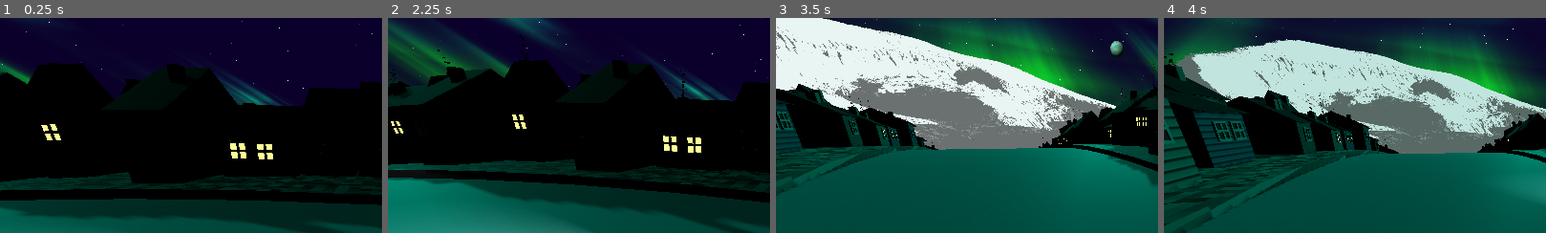
Above: before the commit, frames 1-4 (left to right).
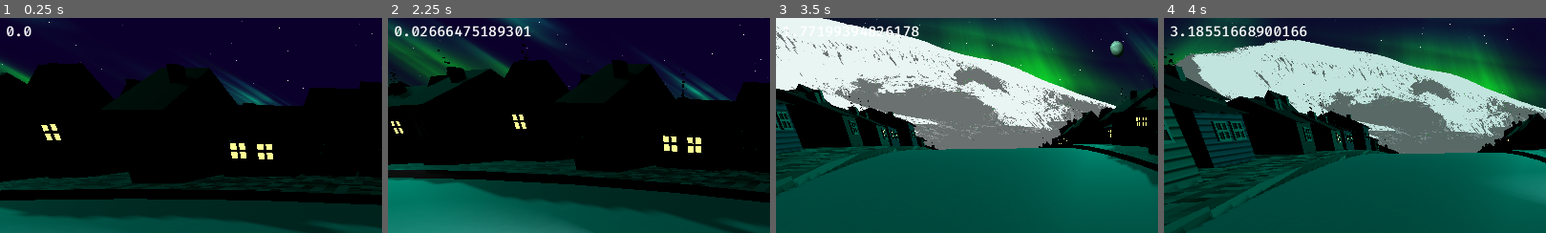
Above: after the commit, the same moments.

Repository: bjornarprytz/waves
Game: Godot game, scene res://main.tscn
Two runs of this game, one before a commit and one after it. Both use one fixed random seed, a clock stepped at 60 frames per second and the inputs below.
Inputs:
- Up to frame 1 (0.25 s): no input
- Up to frame 2 (2.25 s): click "Short" at 0.5 s; click "Long" at 1.25 s; click "Start" at 2 s
- Up to frame 3 (3.5 s): tap Enter (start) at 2.75, 3.05 s; hold Right (steer_right) from 2.78 s (still down); hold Space (honk) from 2.78 s (still down)
- Up to frame 4 (4 s): release Right (steer_right) at 3.53 s; release Space (honk) at 3.53 s; hold A (steer_left) from 3.53 s (still down); tap Enter (start) at 3.6 s; tap Space (honk) at 3.8 s
The pictures show only the part of the screen within x 0-50%, y 0-50%; the shares and areas given below are measured in that part.

The runs differ from the first frame. In frame 1, 0.2% of the frame differs, in the area x 1-9%, y 3-9%; in frame 2, 0.9%, in the area x 1-38%, y 3-9%; in frame 3, 0.3%; in frame 4, 0.9%.

Commit message:
wip taco store

Diff:
--- a/src/ground.gd
+++ b/src/ground.gd
@@ -11,6 +11,7 @@
 
 var building_spawner = preload("res://building.tscn")
 var tourist_spawner = preload("res://tourist.tscn")
+var taco_store_spawner = preload("res://taco_store.tscn")
 
 var left_building_range = Vector2(-6, -8)
 var right_building_range = Vector2(6, 8)
@@ -37,6 +38,24 @@
 	print("Rads/meter: %f" % rads_per_meter)
 
 	_spawn_buildings()
+
+func place_taco_store(degrees: float):
+	var angle_rad = deg_to_rad(degrees)
+	var x = cos(angle_rad) * (self.mesh.top_radius)
+	var z = sin(angle_rad) * (self.mesh.top_radius)
+	var y = 0.0
+	var taco_store_instance = taco_store_spawner.instantiate() as Node3D
+	add_child(taco_store_instance)
+	taco_store_instance.position = Vector3(x, y, z)
+
+	# Rotate taco store so Y-axis points away from wheel center (outward)
+	var outward = Vector3(x, 0, z).normalized()
+	var forward = Vector3.UP.cross(outward).normalized()
+	var right = outward.cross(forward).normalized()
+
+	# Basis with Y-axis = outward, Z-axis = -forward, X-axis = right
+	taco_store_instance.basis = Basis(right, outward, forward)
+
 
 func start():
 	if (_started):
--- a/src/main.gd
+++ b/src/main.gd
@@ -2,6 +2,8 @@
 extends Node3D
 
 var _judgement_is_flashing = false
+
+@onready var debug_label: RichTextLabel = %Debug
 
 @onready var camera_pause_anchor: Node3D = %CameraPauseAnchor
 @onready var camera_play_anchor: Node3D = %CameraPlayAnchor
@@ -32,82 +34,87 @@
 var current_streak := 0
 
 func restart():
-	get_tree().reload_current_scene()
+    get_tree().reload_current_scene()
+
+func _process(delta: float) -> void:
+    debug_label.text = str(rad_to_deg(ground.current_rotation))
 
 func _ready() -> void:
-	Events.game_over.connect(_on_game_over)
-	Events.tourist_avoided.connect(_on_tourist_avoided)
-	Events.house_startled.connect(_on_house_startled)
-	Events.honk_made.connect(_on_honk)
-	Events.tourist_hit.connect(_on_tourist_hit)
-	Events.car_movement.connect(_on_car_movement)
-	Events.distance_traveled.connect(_on_distance_traveled)
+    Events.game_over.connect(_on_game_over)
+    Events.tourist_avoided.connect(_on_tourist_avoided)
+    Events.house_startled.connect(_on_house_startled)
+    Events.honk_made.connect(_on_honk)
+    Events.tourist_hit.connect(_on_tourist_hit)
+    Events.car_movement.connect(_on_car_movement)
+    Events.distance_traveled.connect(_on_distance_traveled)
 
 func _on_game_over(_result: bool):
-	game_started = false
+    game_started = false
 
-	stats_ui.update(self)
-	stats_ui.show()
-	#stats_ui.modulate.a = 0.0
-	var tween = create_tween()
-	# Tween alpha of stats UI or something here
-	tween.tween_property(stats_ui, "modulate:a", 1.0, 1.0)
+    stats_ui.update(self)
+    stats_ui.show()
+    #stats_ui.modulate.a = 0.0
+    var tween = create_tween()
+    # Tween alpha of stats UI or something here
+    tween.tween_property(stats_ui, "modulate:a", 1.0, 1.0)
 
-	ground.stop()
+    ground.stop()
 
 
 func _on_honk():
-	honks += 1
+    honks += 1
 
 func _on_tourist_hit(_tourist: Tourist):
-	tourists_hit += 1
-	current_streak = 0
-	lives -= 1
+    tourists_hit += 1
+    current_streak = 0
+    lives -= 1
 
-	if lives <= 0:
-		Events.game_over.emit(false)
-		return
+    if lives <= 0:
+        Events.game_over.emit(false)
+        return
 
-	if (_judgement_is_flashing):
-		return
+    if (_judgement_is_flashing):
+        return
 
-	_judgement_is_flashing = true
-	for i in range(3):
-		judgement_label.show()
-		await get_tree().create_timer(0.369).timeout
-		judgement_label.hide()
-		await get_tree().create_timer(0.369).timeout
-	_judgement_is_flashing = false
+    _judgement_is_flashing = true
+    for i in range(3):
+        judgement_label.show()
+        await get_tree().create_timer(0.369).timeout
+        judgement_label.hide()
+        await get_tree().create_timer(0.369).timeout
+    _judgement_is_flashing = false
 
 func _on_house_startled(_house: Building):
-	houses_startled += 1
+    houses_startled += 1
 
 func _on_tourist_avoided(_tourist: Tourist):
-	tourists_avoided += 1
-	current_streak += 1
-	longest_streak = max(longest_streak, current_streak)
+    tourists_avoided += 1
+    current_streak += 1
+    longest_streak = max(longest_streak, current_streak)
 
 func _on_car_movement(change: float) -> void:
-	car_movement += abs(change)
+    car_movement += abs(change)
 
 func _on_distance_traveled(distance: float) -> void:
-	distance_traveled += abs(distance)
+    distance_traveled += abs(distance)
 
 func _on_start_game(settings: MainMenu.Settings) -> void:
-	if (game_started):
-		return
+    if (game_started):
+        return
 
-	print("Mode: %s" % settings.game_length)
-	main_menu.hide()
-	ground.start()
-	camera.reparent(camera_play_anchor)
+    print("Mode: %s" % settings.game_length)
+    main_menu.hide()
+    if (settings.starting_lives <= 0):
+        ground.place_taco_store(settings.game_length)
+    ground.start()
+    camera.reparent(camera_play_anchor)
 
-	car.process_mode = Node.PROCESS_MODE_INHERIT
+    car.process_mode = Node.PROCESS_MODE_INHERIT
 
-	lives = settings.starting_lives
-	music.play()
+    lives = settings.starting_lives
+    music.play()
 
-	var move_camera_tween = create_tween()
-	move_camera_tween.set_parallel()
-	move_camera_tween.tween_property(camera, "position", Vector3.ZERO, 1.69)
-	move_camera_tween.tween_property(camera, "rotation", Vector3.ZERO, 1.69)
+    var move_camera_tween = create_tween()
+    move_camera_tween.set_parallel()
+    move_camera_tween.tween_property(camera, "position", Vector3.ZERO, 1.69)
+    move_camera_tween.tween_property(camera, "rotation", Vector3.ZERO, 1.69)
--- a/src/main.tscn
+++ b/src/main.tscn
@@ -132,6 +132,14 @@
 offset_right = -795.0
 offset_bottom = -133.0
 
+[node name="Debug" type="RichTextLabel" parent="CanvasLayer/MarginContainer/Control"]
+unique_name_in_owner = true
+layout_mode = 0
+offset_right = 40.0
+offset_bottom = 40.0
+fit_content = true
+autowrap_mode = 0
+
 [node name="Mountain" parent="." instance=ExtResource("7_272bh")]
 transform = Transform3D(1, 0, 0, 0, 1, 0, 0, 0, 1, -13.761629, 1.5240517, -78.004196)
 
--- a/src/main_menu.gd
+++ b/src/main_menu.gd
@@ -2,33 +2,33 @@
 extends Control
 
 class Settings:
-	## Between
-	var game_length: int
-	var starting_lives: int = 3
+    ## Between
+    var game_length: int
+    var starting_lives: int = 3
 
-	func _init(mode: String = "Endless", lives: int = 3) -> void:
-		match (mode):
-			"Endless":
-				game_length = -1
-			"Long":
-				game_length = 300
-			"Short":
-				game_length = 120
+    func _init(mode: String = "Endless", lives: int = 3) -> void:
+        match (mode):
+            "Endless":
+                game_length = -1
+            "Long":
+                game_length = 300
+            "Short":
+                game_length = 120
 
-		self.starting_lives = lives
+        self.starting_lives = lives
 
 signal start_game(settings: Settings)
 
 @onready var game_mode_button_group: ButtonGroup = %Short.button_group
 
 func _input(event: InputEvent) -> void:
-	if (event.is_action_pressed("start")):
-		_on_start_button_pressed()
+    if (event.is_action_pressed("start")):
+        _on_start_button_pressed()
 
 func _on_start_button_pressed() -> void:
-	var current_mode = game_mode_button_group.get_pressed_button()
-	var mode_name = "Endless"
-	if (current_mode):
-		mode_name = current_mode.name
+    var current_mode = game_mode_button_group.get_pressed_button()
+    var mode_name = "Endless"
+    if (current_mode):
+        mode_name = current_mode.name
 
-	start_game.emit(Settings.new(mode_name))
+    start_game.emit(Settings.new(mode_name))
--- a/src/stats_ui.gd
+++ b/src/stats_ui.gd
@@ -7,25 +7,25 @@
 var _game: Game
 
 func update(game: Game):
-    _game = game
-    for child in entry_container.get_children():
-        child.queue_free()
+	_game = game
+	for child in entry_container.get_children():
+		child.queue_free()
 
-    create("Tourists Avoided", str(game.tourists_avoided))
-    create("Houses Startled", str(game.houses_startled))
-    create("Honks Made", str(game.honks))
-    create("Tourists Hit", str(game.tourists_hit))
-    create("Longest Streak", str(game.longest_streak))
-    create("Manouver", str(int(game.car_movement)))
-    create("Distance Traveled", "%sm" % str(int(game.distance_traveled)))
-    create("Lives Left", str(game.lives))
+	create("Tourists Avoided", str(game.tourists_avoided))
+	create("Houses Startled", str(game.houses_startled))
+	create("Honks Made", str(game.honks))
+	create("Tourists Hit", str(game.tourists_hit))
+	create("Longest Streak", str(game.longest_streak))
+	create("Manouver", str(int(game.car_movement)))
+	create("Distance Traveled", "%sm" % str(int(game.distance_traveled)))
+	create("Lives Left", str(game.lives))
 
 
 func create(header: String, value: String) -> void:
-    var stats_entry_instance = stats_entry_spawner.instantiate() as StatsEntry
+	var stats_entry_instance = stats_entry_spawner.instantiate() as StatsEntry
 
-    entry_container.add_child(stats_entry_instance)
-    stats_entry_instance.set_it(header, value)
+	entry_container.add_child(stats_entry_instance)
+	stats_entry_instance.set_it(header, value)
 
 func _on_button_pressed() -> void:
-    _game.restart()
+	_game.restart()
--- /dev/null
+++ b/src/taco_store.gd
@@ -0,0 +1,33 @@
+class_name TacoStore
+extends Node3D
+
+@onready var door: HouseWindow = %Door
+@onready var window: HouseWindow = $Window
+@onready var window_2: HouseWindow = $Window2
+
+
+@onready var windows: Array[HouseWindow] = [door, window, window_2]
+
+var target_color: Color = Utility.random_color()
+var current_color: Color = Color.WHITE
+
+func _ready() -> void:
+	for w in windows:
+		w.turn_on_light()
+
+
+# Change target color every few seconds
+
+var color_change_timer: float = 0.0
+var color_change_interval: float = 1.0
+
+func _process(delta: float) -> void:
+	current_color = current_color.lerp(target_color, delta * 10.0)
+
+	color_change_timer += delta
+	if color_change_timer >= color_change_interval:
+		color_change_timer = 0.0
+		target_color = Utility.random_color()
+
+	for w in windows:
+		w.change_hue(current_color)
--- /dev/null
+++ b/src/taco_store.tscn
@@ -0,0 +1,101 @@
+[gd_scene load_steps=13 format=3 uid="uid://cx73vidme64cb"]
+
+[ext_resource type="Script" uid="uid://bpcjhu6mj43xa" path="res://taco_store.gd" id="1_ochrr"]
+[ext_resource type="Texture2D" uid="uid://cglac1jjyygjg" path="res://assets/img/husvegg.png" id="2_8wm86"]
+[ext_resource type="Texture2D" uid="uid://bpv03idijtwt7" path="res://assets/img/taco.png" id="3_y26aq"]
+[ext_resource type="PackedScene" uid="uid://dub4kkmxs8g6s" path="res://window.tscn" id="4_8wm86"]
+
+[sub_resource type="StandardMaterial3D" id="StandardMaterial3D_f1gjg"]
+albedo_texture = ExtResource("2_8wm86")
+uv1_scale = Vector3(10, 10, 10)
+
+[sub_resource type="BoxMesh" id="BoxMesh_5j34s"]
+material = SubResource("StandardMaterial3D_f1gjg")
+size = Vector3(8, 6, 1)
+
+[sub_resource type="BoxShape3D" id="BoxShape3D_f1gjg"]
+
+[sub_resource type="StandardMaterial3D" id="StandardMaterial3D_8wm86"]
+albedo_texture = ExtResource("3_y26aq")
+
+[sub_resource type="QuadMesh" id="QuadMesh_ochrr"]
+material = SubResource("StandardMaterial3D_8wm86")
+size = Vector2(5, 2)
+
+[sub_resource type="QuadMesh" id="QuadMesh_ohoyq"]
+size = Vector2(4.22, 1)
+
+[sub_resource type="ViewportTexture" id="ViewportTexture_y26aq"]
+viewport_path = NodePath("SubViewport")
+
+[sub_resource type="StandardMaterial3D" id="StandardMaterial3D_y26aq"]
+resource_local_to_scene = true
+transparency = 1
+albedo_texture = SubResource("ViewportTexture_y26aq")
+
+[node name="TacoStore" type="Node3D"]
+script = ExtResource("1_ochrr")
+
+[node name="House" type="MeshInstance3D" parent="."]
+unique_name_in_owner = true
+mesh = SubResource("BoxMesh_5j34s")
+
+[node name="HitBox" type="Area3D" parent="House"]
+monitoring = false
+
+[node name="Shape" type="CollisionShape3D" parent="House/HitBox"]
+shape = SubResource("BoxShape3D_f1gjg")
+
+[node name="Billboard" type="MeshInstance3D" parent="."]
+transform = Transform3D(1, 0, 0, 0, 1, 0, 0, 0, 1, -0.07655454, 3.5406551, 1.1617811)
+mesh = SubResource("QuadMesh_ochrr")
+
+[node name="Sign" type="MeshInstance3D" parent="."]
+transform = Transform3D(1, 0, 0, 0, 1, 0, 0, 0, 1, -0.07655454, 1.9673061, 1.3111432)
+mesh = SubResource("QuadMesh_ohoyq")
+surface_material_override/0 = SubResource("StandardMaterial3D_y26aq")
+
+[node name="Spot" type="SpotLight3D" parent="."]
+transform = Transform3D(0.7438697, -0.14961089, -0.65136373, -0.6420332, 0.11070581, -0.7586419, 0.18561086, 0.98252785, -0.013704464, -5.021373, -1.9259756, 1.7332873)
+light_energy = 10.0
+spot_range = 10.0
+spot_angle = 25.0
+
+[node name="Spot2" type="SpotLight3D" parent="."]
+transform = Transform3D(0.07405846, 0.7737276, 0.6291749, 0.005690121, 0.63056916, -0.7761121, -0.99723756, 0.061057784, 0.042296387, 4.7515, -1.9259756, 1.7332873)
+light_energy = 10.0
+spot_range = 10.0
+spot_angle = 25.0
+
+[node name="SubViewport" type="SubViewport" parent="."]
+size = Vector2i(128, 32)
+
+[node name="ColorRect" type="ColorRect" parent="SubViewport"]
+anchors_preset = 15
+anchor_right = 1.0
+anchor_bottom = 1.0
+grow_horizontal = 2
+grow_vertical = 2
+
+[node name="Sign" type="RichTextLabel" parent="SubViewport"]
+modulate = Color(1, 0, 0, 1)
+anchors_preset = 15
+anchor_right = 1.0
+anchor_bottom = 1.0
+grow_horizontal = 2
+grow_vertical = 2
+text = "Butikk"
+fit_content = true
+autowrap_mode = 0
+horizontal_alignment = 1
+vertical_alignment = 1
+
+[node name="Door" parent="." instance=ExtResource("4_8wm86")]
+unique_name_in_owner = true
+transform = Transform3D(2, 0, 0, 0, 6, 0, 0, 0, 1, 0.01520133, -1.1733139, 0.49781108)
+
+[node name="Window" parent="." instance=ExtResource("4_8wm86")]
+transform = Transform3D(1, 0, 0, 0, 1, 0, 0, 0, 1, -2.4714003, 0.67881227, 0.4902315)
+
+[node name="Window2" parent="." instance=ExtResource("4_8wm86")]
+transform = Transform3D(1, 0, 0, 0, 1, 0, 0, 0, 1, 2.363889, 0.67881227, 0.4902315)
--- a/src/window.gd
+++ b/src/window.gd
@@ -2,6 +2,14 @@
 extends Node3D
 
 @onready var pane: MeshInstance3D = %Pane
+
+func change_hue(color: Color):
+	# Change the hue of the window pane material
+	var mat = pane.mesh.surface_get_material(0).duplicate() as StandardMaterial3D
+
+	mat.albedo_color = color
+	pane.set_surface_override_material(0, mat)
+
 
 func turn_on_light() -> void:
 	# Set emission to true
Binary file added: src/assets/img/taco.png
Not shown, added: src/assets/img/taco.png.import
Not shown, added: src/taco_store.gd.uid
Not shown, changed: readme.md
